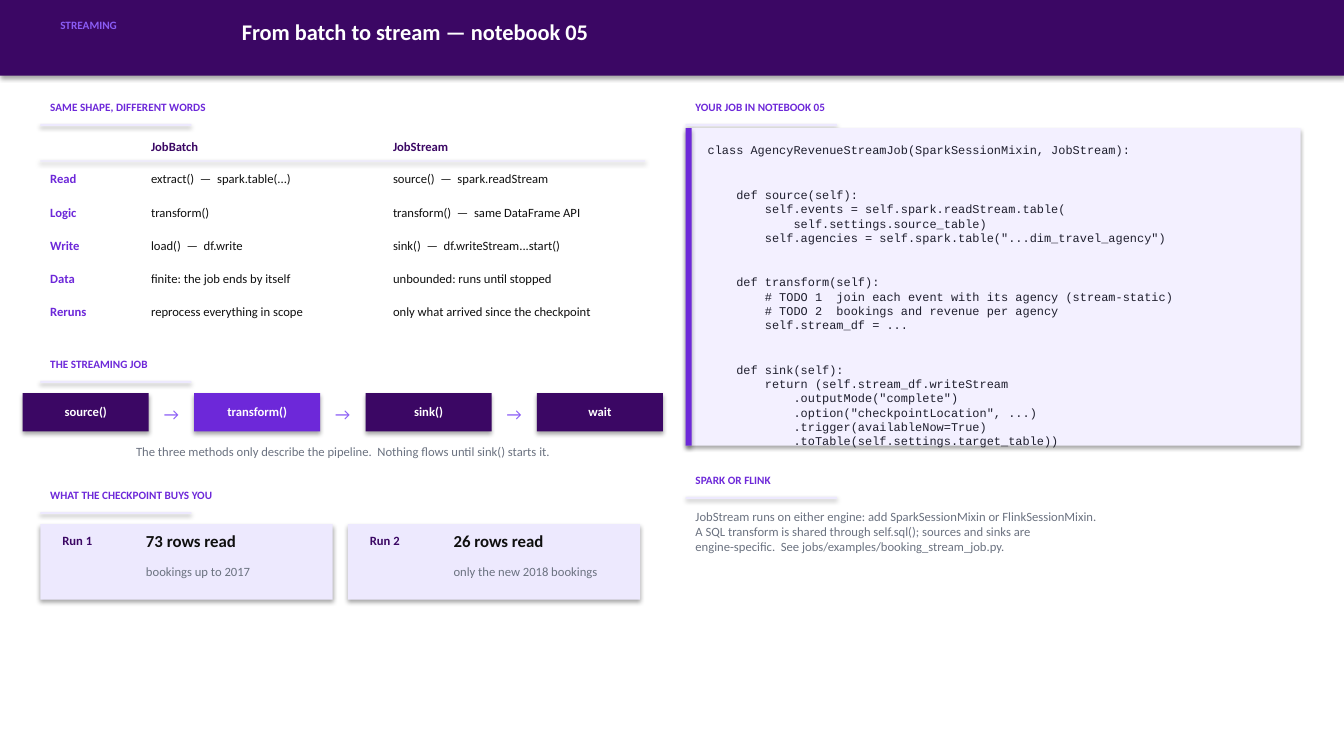
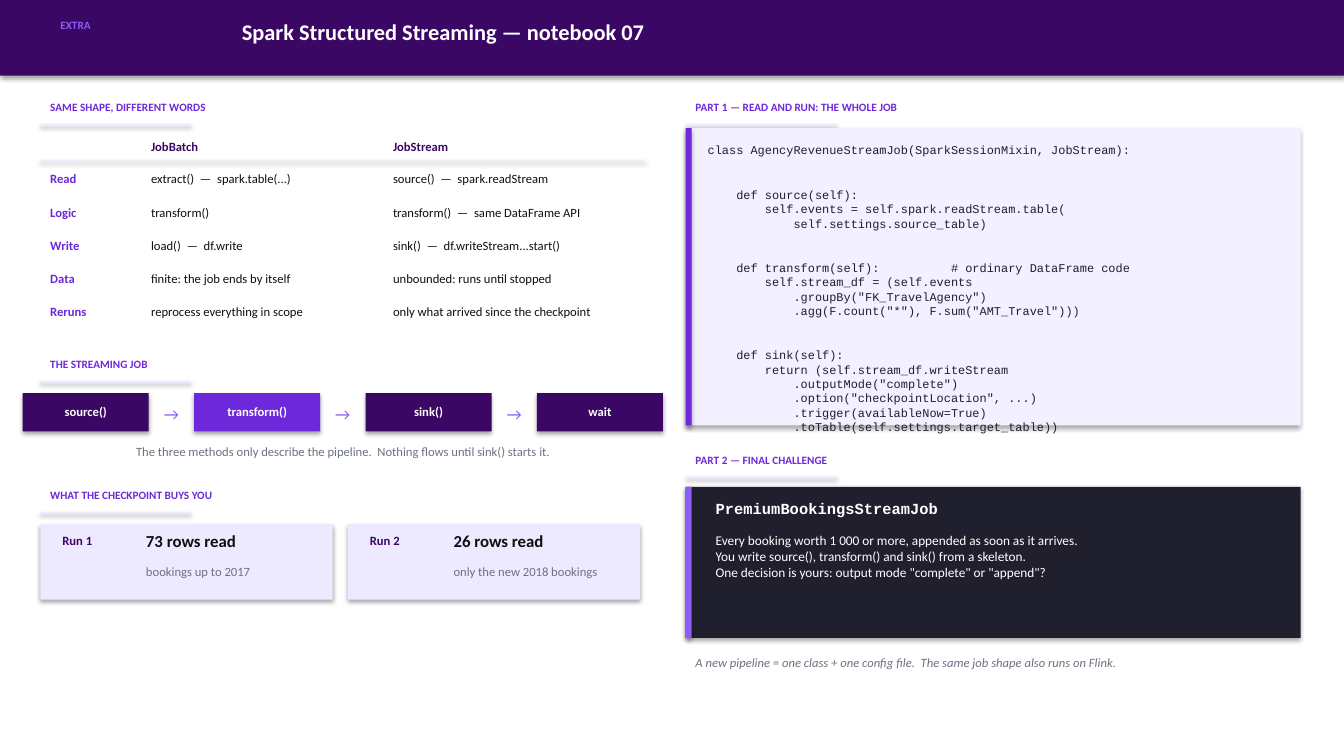
Before and after one commit to siwardean/pyspark_etl_boilerplate, a slide deck: slide 5 of training/slides.pptx (slide 4 before the commit). Drawn at 1344x756 pixels with LibreOffice and Linux fonts; fonts in the diff are those of the drawing. Boxes give left, top, right and bottom in pixels: in the first picture for what was removed or moved away, otherwise in the second. Text is boxed around its words. In the diff, an @@ line names an element or a change of style, - is before the commit and + after.

```diff
--- a/training/slides.pptx
+++ b/training/slides.pptx
@@ text at [60, 22, 90, 29]: text changed @@
-STREAMING
+EXTRA
@@ text at [242, 24, 644, 44]: text changed @@
-From batch to stream — notebook 05
+Spark Structured Streaming — notebook 07
@@ text at [695, 103, 897, 111]: text changed @@
-YOUR JOB IN NOTEBOOK 05
+PART 1 — READ AND RUN: THE WHOLE JOB
@@ rectangle: place and size @@
-rectangle at [686, 128, 1301, 446]
+rectangle at [686, 128, 1301, 425]
@@ rectangle: place and size @@
-rectangle at [686, 128, 692, 446]
+rectangle at [686, 128, 692, 425]
@@ text at [736, 264, 1130, 318]: text changed @@
-self.agencies = self.spark.table("...dim_travel_agency")
-def transform(self):
-# TODO 1 join each event with its agency (stream-static)
-# TODO 2 bookings and revenue per agency
-self.stream_df = ...
+def transform(self): # ordinary DataFrame code
+self.stream_df = (self.events
+.groupBy("FK_TravelAgency")
+.agg(F.count("*"), F.sum("AMT_Travel")))
@@ rectangle: place and size @@
-rectangle at [686, 497, 837, 499]
+rectangle at [686, 477, 837, 479]
@@ text at [695, 456, 827, 464]: text changed @@
-SPARK OR FLINK
+PART 2 — FINAL CHALLENGE
@@ rectangle: place and size @@
-rectangle at [695, 512, 1096, 553]
+rectangle at [686, 487, 1301, 638]
@@ rectangle at [686, 487, 1301, 638]: fill none to #1F1F2E; shadow on @@
@@ rectangle added at [686, 487, 692, 638], fill #8B5CF6 @@
@@ text added at [716, 503, 938, 518], 11 pt, text #FFFFFF, bold @@
+PremiumBookingsStreamJob
@@ text in rectangle at [695, 512, 1096, 553]: text removed @@
-JobStream runs on either engine: add SparkSessionMixin or FlinkSessionMixin.
-A SQL transform is shared through self.sql(); sources and sinks are
-engine-specific. See jobs/examples/booking_stream_job.py.
@@ text added at [716, 535, 1078, 579], 9.5 pt, text #FFFFFF @@
+Every booking worth 1 000 or more, appended as soon as it arrives.
+You write source(), transform() and sink() from a skeleton.
+One decision is yours: output mode "complete" or "append"?
@@ text added at [695, 658, 1116, 669], 9 pt, text #6B7280, italic @@
+A new pipeline = one class + one config file. The same job shape also runs on Flink.
```
Also in this commit, not shown: 3 other slides changed, 18 other files.
